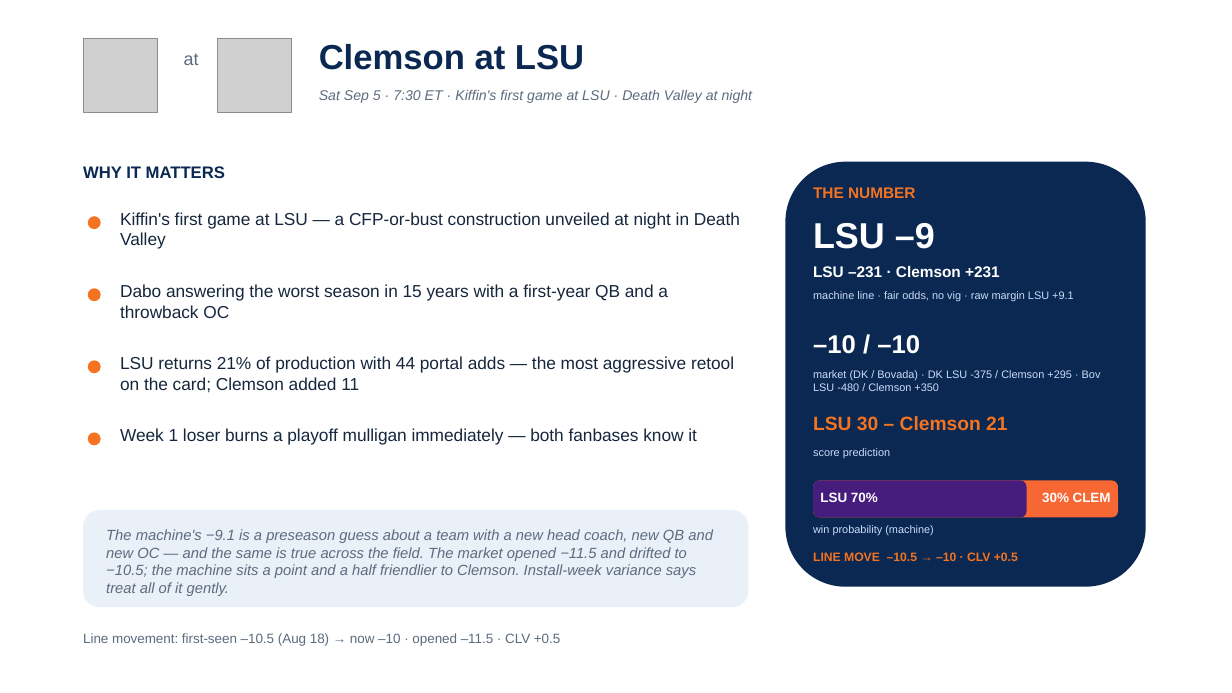
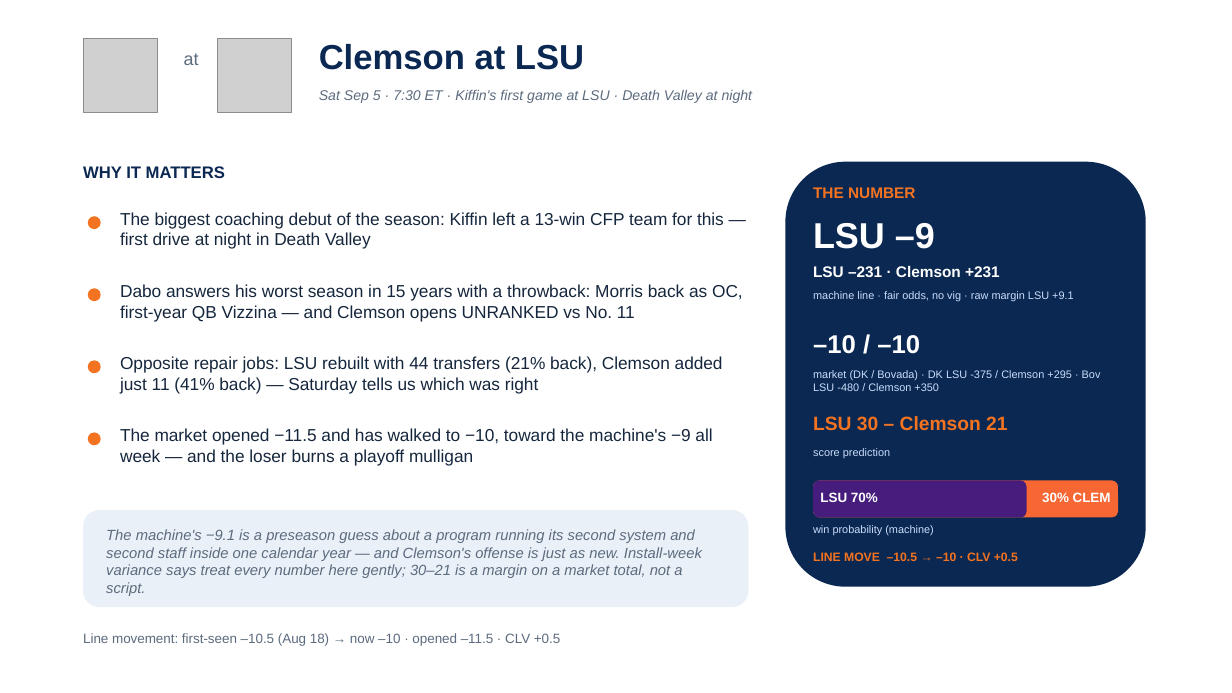
Before and after one commit to lucasalvarezflorida-lab/ncaa-fbs-analytics, a slide deck: slide 6 of decks/2026_Week1_Episode2.pptx. Drawn at 1232x693 pixels with LibreOffice and Linux fonts; fonts in the diff are those of the drawing; grey boxes stand for pictures. Boxes give left, top, right and bottom in pixels: in the first picture for what was removed or moved away, otherwise in the second. Text is boxed around its words. In the diff, an @@ line names an element or a change of style, - is before the commit and + after.

```diff
--- a/decks/2026_Week1_Episode2.pptx
+++ b/decks/2026_Week1_Episode2.pptx
@@ text at (120, 212, 724, 249): text changed @@
-Kiffin's first game at LSU — a CFP-or-bust construction unveiled at night in Death Valley
+The biggest coaching debut of the season: Kiffin left a 13-win CFP team for this — first drive at night in Death Valley
@@ text at (120, 284, 743, 321): text changed @@
-Dabo answering the worst season in 15 years with a first-year QB and a throwback OC
+Dabo answers his worst season in 15 years with a throwback: Morris back as OC, first-year QB Vizzina — and Clemson opens UNRANKED vs No. 11
@@ text at (120, 356, 723, 393): text changed @@
-LSU returns 21% of production with 44 portal adds — the most aggressive retool on the card; Clemson added 11
+Opposite repair jobs: LSU rebuilt with 44 transfers (21% back), Clemson added just 11 (41% back) — Saturday tells us which was right
@@ text at (120, 428, 712, 466): text changed @@
-Week 1 loser burns a playoff mulligan immediately — both fanbases know it
+The market opened −11.5 and has walked to −10, toward the machine's −9 all week — and the loser burns a playoff mulligan
@@ text at (106, 529, 702, 596): text changed @@
-The machine's −9.1 is a preseason guess about a team with a new head coach, new QB and new OC — and the same is true across the field. The market opened −11.5 and drifted to −10.5; the machine sits a point and a half friendlier to Clemson. Install-week variance says treat all of it gently.
+The machine's −9.1 is a preseason guess about a program running its second system and second staff inside one calendar year — and Clemson's offense is just as new. Install-week variance says treat every number here gently; 30–21 is a margin on a market total, not a script.
```
Also in this commit, not shown: 2 other slides changed, 1 other file.
